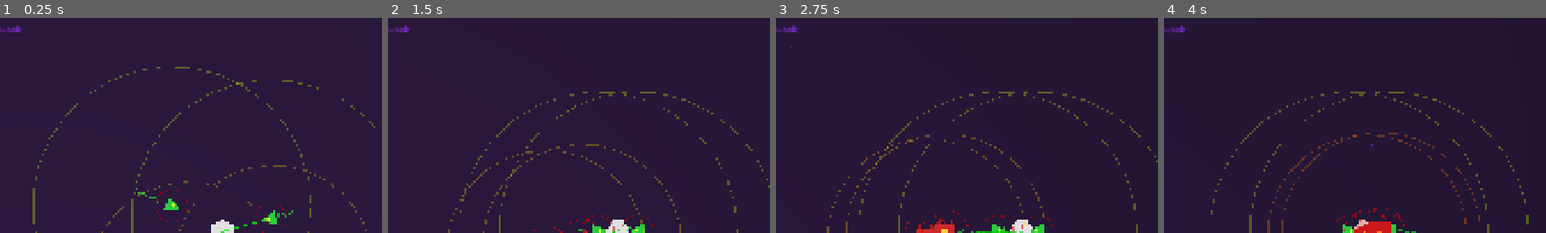
Above: before the commit, frames 1-4 (left to right).
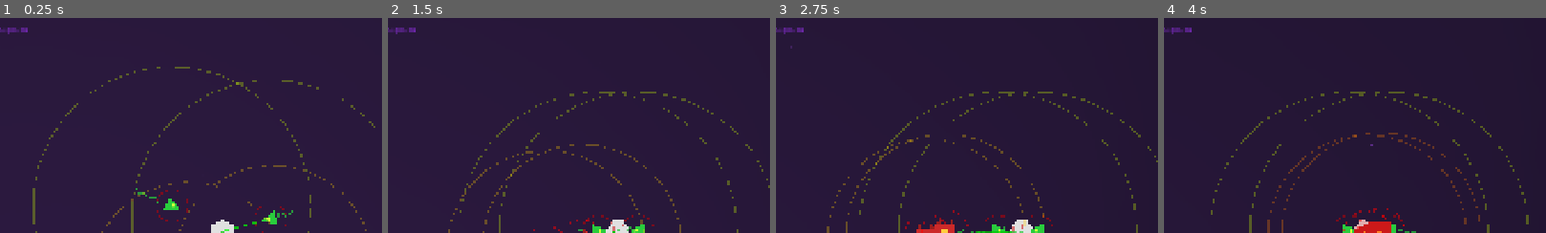
Above: after the commit, the same moments.

Repository: skapxd/honk-magic
Game: Godot game, scene res://scenes/debug/test_capture.tscn
The game is run twice, just before and just after one commit, with the same random seed, the same clock (stepped at 60 frames per second) and the same inputs. This scene is started directly instead of the project's main scene.
Inputs (mouse positions are % of the whole screen's width and height, from its top left):
- Up to frame 1 (0.25 s): no input
- Up to frame 2 (1.5 s): tap Enter at 0.5 s; move the mouse to (72, 45) at 0.52 s; hold D 0.53-1.25 s; tap K at 0.6 s; click (72, 45) at 0.67 s; drag from (30, 55) to (45, 70) at 1.27 s
- Up to frame 3 (2.75 s): move the mouse to (60, 28) at 2.02 s; hold D from 2.03 s (still down); tap K at 2.1 s
- Up to frame 4 (4 s): release D at 2.75 s; drag from (45, 70) to (20, 35) at 2.77 s; move the mouse to (80, 65) at 3.52 s; hold A from 3.53 s (still down); tap K at 3.6 s
The pictures show only the part of the screen within x 21-71%, y 0-50%; the shares and areas given below are measured in that part.

The runs differ from the first frame. In frame 1, less than 0.1% of the frame differs, in the area x 2-8%, y 3-8%; in frame 2, less than 0.1%; in frame 3, less than 0.1%; in frame 4, less than 0.1%.

Commit message:
feat: agregar menú de pausa y pantalla de game over (Entregable 13)
- Crear pause_menu.tscn: ESC pausa/reanuda, botones Continuar/Opciones/Menu
- Crear game_over.tscn: muestra estadísticas, botones Reintentar/Menu
- Agregar señal died() al player y emitirla en _on_death()
- Crear test_pause.tscn para probar pausa y game over
- Agregar botón Test Pausa al debug menu
- Corregir collision_mask del proyectil para detectar player (layer 1)
- Corregir tipos Variant en game_over.tscn

🤖 Generated with [Claude Code](https://claude.com/claude-code)

Co-Authored-By: Claude Opus 4.5 <noreply@anthropic.com>

Diff:
--- a/resources/translations/translations.csv
+++ b/resources/translations/translations.csv
@@ -15,6 +15,7 @@
 DEBUG_TEST_COMBAT,Test Combate,Test Combat,Test Combate
 DEBUG_TEST_RTS,Test RTS,Test RTS,Test RTS
 DEBUG_TEST_CAPTURE,Test Captura,Test Capture,Test Captura
+DEBUG_TEST_PAUSE,Test Pausa,Test Pause,Test Pausa
 DEBUG_MAP_GENERATOR,Generador de Mapas,Map Generator,Gerador de Mapas
 OPTIONS_TITLE,OPCIONES,OPTIONS,OPÇÕES
 OPTIONS_LANGUAGE,Idioma,Language,Idioma
--- a/scenes/debug/debug_menu.tscn
+++ b/scenes/debug/debug_menu.tscn
@@ -46,6 +46,10 @@
 
 func _on_test_capture_pressed() -> void:
 	SceneTransition.change_scene(\"res://scenes/debug/test_capture.tscn\")
+
+
+func _on_test_pause_pressed() -> void:
+	SceneTransition.change_scene(\"res://scenes/debug/test_pause.tscn\")
 
 
 func _on_back_pressed() -> void:
@@ -162,6 +166,12 @@
 layout_mode = 2
 text = "DEBUG_TEST_CAPTURE"
 
+[node name="TestPauseButton" type="Button" parent="MarginContainer/VBoxContainer/GridContainer"]
+auto_translate_mode = 1
+custom_minimum_size = Vector2(280, 64)
+layout_mode = 2
+text = "DEBUG_TEST_PAUSE"
+
 [node name="MapGeneratorButton" type="Button" parent="MarginContainer/VBoxContainer/GridContainer"]
 auto_translate_mode = 1
 custom_minimum_size = Vector2(280, 64)
@@ -186,5 +196,6 @@
 [connection signal="pressed" from="MarginContainer/VBoxContainer/GridContainer/TestCombatButton" to="." method="_on_test_combat_pressed"]
 [connection signal="pressed" from="MarginContainer/VBoxContainer/GridContainer/TestRTSButton" to="." method="_on_test_rts_pressed"]
 [connection signal="pressed" from="MarginContainer/VBoxContainer/GridContainer/TestCaptureButton" to="." method="_on_test_capture_pressed"]
+[connection signal="pressed" from="MarginContainer/VBoxContainer/GridContainer/TestPauseButton" to="." method="_on_test_pause_pressed"]
 [connection signal="pressed" from="MarginContainer/VBoxContainer/GridContainer/MapGeneratorButton" to="." method="_on_map_generator_pressed"]
 [connection signal="pressed" from="MarginContainer/VBoxContainer/BackButton" to="." method="_on_back_pressed"]
--- a/scenes/debug/test_capture.tscn
+++ b/scenes/debug/test_capture.tscn
@@ -8,6 +8,8 @@
 [ext_resource type="PackedScene" uid="uid://enemy_fast_scene" path="res://scenes/entities/enemy_fast.tscn" id="6_fast"]
 [ext_resource type="PackedScene" uid="uid://grimoire_scene" path="res://scenes/ui/grimoire.tscn" id="7_grimoire"]
 [ext_resource type="PackedScene" uid="uid://ally_base_scene" path="res://scenes/entities/ally.tscn" id="8_ally"]
+[ext_resource type="PackedScene" uid="uid://pause_menu_scene" path="res://scenes/ui/pause_menu.tscn" id="9_pause"]
+[ext_resource type="PackedScene" uid="uid://game_over_scene" path="res://scenes/ui/game_over.tscn" id="10_game_over"]
 
 [sub_resource type="GDScript" id="GDScript_test"]
 script/source = "extends Node2D
@@ -21,12 +23,16 @@
 @onready var spell_caster: SpellCaster = $SpellCaster
 @onready var rune_canvas: CanvasLayer = $RuneCanvas
 @onready var grimoire: CanvasLayer = $Grimoire
+@onready var pause_menu: CanvasLayer = $PauseMenu
+@onready var game_over: CanvasLayer = $GameOver
 @onready var status_label: Label = $UI/StatusLabel
 @onready var hp_label: Label = $UI/HPLabel
 @onready var capture_label: Label = $UI/CaptureLabel
 
 var _rune_mode: bool = false
 var _spell_mode: bool = false
+var _game_over: bool = false
+var _play_time: float = 0.0
 
 
 func _ready() -> void:
@@ -54,12 +60,13 @@
 	# Conectar player
 	if player:
 		player.hp_changed.connect(_on_hp_changed)
+		player.died.connect(_on_player_died)
 		_on_hp_changed(player.hp, player.max_hp)
 
 	# Debilitar enemigos para pruebas
 	_weaken_enemies()
 
-	_update_status(\"WASD=mover ESPACIO=runa G=grimorio ESC=salir\")
+	_update_status(\"WASD=mover ESPACIO=runa G=grimorio ESC=pausa\")
 	_update_capture_count()
 
 
@@ -74,9 +81,14 @@
 			print(\"[TestCapture] %s debilitado a %d HP\" % [enemy.name, enemy.hp])
 
 
-func _process(_delta: float) -> void:
+func _process(delta: float) -> void:
+	if _game_over:
+		return
+
+	_play_time += delta
+
 	# Movimiento WASD para testing
-	if player and not _rune_mode:
+	if player and not _rune_mode and not pause_menu.is_paused:
 		var input_dir := Vector2.ZERO
 		if Input.is_action_pressed(\"ui_up\") or Input.is_key_pressed(KEY_W):
 			input_dir.y -= 1
@@ -98,14 +110,10 @@
 
 
 func _input(event: InputEvent) -> void:
-	if event.is_action_pressed(\"pause\"):
-		if _spell_mode:
-			_cancel_spell_mode()
-		elif _rune_mode:
-			pass
-		else:
-			_exit_to_menu()
-	elif event.is_action_pressed(\"toggle_rune_mode\") and not _rune_mode and not _spell_mode:
+	if _game_over or pause_menu.is_paused:
+		return
+
+	if event.is_action_pressed(\"toggle_rune_mode\") and not _rune_mode and not _spell_mode:
 		_activate_rune_mode()
 	elif _spell_mode and event is InputEventMouseButton:
 		if event.button_index == MOUSE_BUTTON_LEFT and event.pressed:
@@ -164,6 +172,36 @@
 		hp_label.text = \"HP: %d/%d\" % [current, max_hp]
 
 
+func _on_player_died() -> void:
+	if _game_over:
+		return
+
+	_game_over = true
+	print(\"[TestCapture] Jugador muerto - Game Over\")
+
+	# Contar aliados que se pierden
+	var allies := get_tree().get_nodes_in_group(\"allies\")
+	var monsters_lost := allies.size()
+
+	# Eliminar aliados invocados
+	for ally in allies:
+		if is_instance_valid(ally):
+			ally.queue_free()
+
+	# Conservar monstruos en reserva
+	var monsters_kept := 0
+	if SaveManager.current_data:
+		monsters_kept = SaveManager.current_data.reserve.size()
+
+	# Mostrar game over
+	if game_over:
+		game_over.show_game_over({
+			\"monsters_lost\": monsters_lost,
+			\"monsters_kept\": monsters_kept,
+			\"time_played\": _play_time
+		})
+
+
 func _update_status(text: String) -> void:
 	if status_label:
 		status_label.text = text
@@ -183,8 +221,6 @@
 		capture_label.text += \" | Debiles: %d/%d\" % [weak_count, enemies.size()]
 
 
-func _exit_to_menu() -> void:
-	SceneTransition.change_scene(\"res://scenes/debug/debug_menu.tscn\")
 
 
 func _on_spawn_weak_pressed() -> void:
@@ -310,6 +346,10 @@
 
 [node name="Grimoire" parent="." instance=ExtResource("7_grimoire")]
 
+[node name="PauseMenu" parent="." instance=ExtResource("9_pause")]
+
+[node name="GameOver" parent="." instance=ExtResource("10_game_over")]
+
 [node name="EnemyWeak1" parent="." instance=ExtResource("6_fast")]
 position = Vector2(300, 300)
 
--- /dev/null
+++ b/scenes/debug/test_pause.tscn
@@ -0,0 +1,221 @@
+[gd_scene load_steps=8 format=3 uid="uid://test_pause_scene"]
+
+[ext_resource type="Shader" uid="uid://bl2j4hm0jk4sd" path="res://assets/shaders/fog_background.gdshader" id="1_shader"]
+[ext_resource type="Script" path="res://scripts/entities/player.gd" id="2_player"]
+[ext_resource type="PackedScene" uid="uid://enemy_mage_scene" path="res://scenes/entities/enemy_mage.tscn" id="3_mage"]
+[ext_resource type="PackedScene" uid="uid://pause_menu_scene" path="res://scenes/ui/pause_menu.tscn" id="4_pause"]
+[ext_resource type="PackedScene" uid="uid://game_over_scene" path="res://scenes/ui/game_over.tscn" id="5_game_over"]
+
+[sub_resource type="GDScript" id="GDScript_test"]
+script/source = "extends Node2D
+
+# =============================================================================
+# HONK MAGIC - Test Pause & Game Over
+# =============================================================================
+# Escena de prueba para menú de pausa y game over.
+
+@onready var player: CharacterBody2D = $Player
+@onready var pause_menu: CanvasLayer = $PauseMenu
+@onready var game_over: CanvasLayer = $GameOver
+@onready var status_label: Label = $UI/StatusLabel
+@onready var hp_label: Label = $UI/HPLabel
+
+var _game_over: bool = false
+var _play_time: float = 0.0
+
+
+func _ready() -> void:
+	print(\"[TestPause] Escena de prueba de pausa iniciada\")
+
+	if player:
+		player.hp_changed.connect(_on_hp_changed)
+		player.died.connect(_on_player_died)
+		_on_hp_changed(player.hp, player.max_hp)
+
+	_update_status(\"WASD=mover ESC=pausa K=dañar jugador\")
+
+
+func _process(delta: float) -> void:
+	if _game_over:
+		return
+
+	_play_time += delta
+
+	# Movimiento WASD
+	if player and not pause_menu.is_paused:
+		var input_dir := Vector2.ZERO
+		if Input.is_action_pressed(\"ui_up\") or Input.is_key_pressed(KEY_W):
+			input_dir.y -= 1
+		if Input.is_action_pressed(\"ui_down\") or Input.is_key_pressed(KEY_S):
+			input_dir.y += 1
+		if Input.is_action_pressed(\"ui_left\") or Input.is_key_pressed(KEY_A):
+			input_dir.x -= 1
+		if Input.is_action_pressed(\"ui_right\") or Input.is_key_pressed(KEY_D):
+			input_dir.x += 1
+
+		if input_dir != Vector2.ZERO:
+			input_dir = input_dir.normalized()
+			player.velocity = input_dir * player.speed
+			player.move_and_slide()
+			if player.visual:
+				player.visual.rotation = lerp_angle(player.visual.rotation, input_dir.angle() + PI / 2, 0.15)
+
+
+func _input(event: InputEvent) -> void:
+	if _game_over or pause_menu.is_paused:
+		return
+
+	# K para dañar al jugador (para probar game over)
+	if event is InputEventKey and event.pressed and event.keycode == KEY_K:
+		if player:
+			player.take_damage(25, null)
+			print(\"[TestPause] Jugador dañado - HP: %d\" % player.hp)
+
+
+func _on_hp_changed(current: int, max_hp: int) -> void:
+	if hp_label:
+		hp_label.text = \"HP: %d/%d\" % [current, max_hp]
+
+
+func _on_player_died() -> void:
+	if _game_over:
+		return
+
+	_game_over = true
+	print(\"[TestPause] Jugador muerto - Game Over\")
+
+	if game_over:
+		game_over.show_game_over({
+			\"monsters_lost\": 0,
+			\"monsters_kept\": 0,
+			\"time_played\": _play_time
+		})
+
+
+func _update_status(text: String) -> void:
+	if status_label:
+		status_label.text = text
+
+
+func _on_spawn_enemy_pressed() -> void:
+	var scene := load(\"res://scenes/entities/enemy_mage.tscn\") as PackedScene
+	if scene and player:
+		var enemy := scene.instantiate()
+		add_child(enemy)
+		var offset := Vector2(randf_range(-200, 200), randf_range(-200, 200))
+		if offset.length() < 100:
+			offset = offset.normalized() * 150
+		enemy.global_position = player.global_position + offset
+		print(\"[TestPause] Enemigo spawneado\")
+
+
+func _on_heal_pressed() -> void:
+	if player:
+		player.hp = player.max_hp
+		print(\"[TestPause] Jugador curado\")
+
+
+func _on_damage_pressed() -> void:
+	if player:
+		player.take_damage(25, null)
+		print(\"[TestPause] Jugador dañado\")
+"
+
+[sub_resource type="CircleShape2D" id="CircleShape2D_player"]
+radius = 30.0
+
+[sub_resource type="ShaderMaterial" id="ShaderMaterial_bg"]
+shader = ExtResource("1_shader")
+shader_parameter/color_deep = Color(0.1, 0.08, 0.12, 1)
+shader_parameter/color_mid = Color(0.15, 0.12, 0.18, 1)
+shader_parameter/color_light = Color(0.12, 0.1, 0.15, 1)
+shader_parameter/color_accent = Color(0.9, 0.2, 0.2, 0.3)
+shader_parameter/fog_speed = 0.02
+shader_parameter/fog_scale = 12.0
+shader_parameter/fog_intensity = 0.25
+
+[node name="TestPause" type="Node2D"]
+script = SubResource("GDScript_test")
+
+[node name="Background" type="ColorRect" parent="."]
+z_index = -100
+material = SubResource("ShaderMaterial_bg")
+offset_left = -2000.0
+offset_top = -2000.0
+offset_right = 2000.0
+offset_bottom = 2000.0
+
+[node name="Player" type="CharacterBody2D" parent="."]
+position = Vector2(500, 400)
+script = ExtResource("2_player")
+
+[node name="Visual" type="Polygon2D" parent="Player"]
+color = Color(0.878431, 0.878431, 0.878431, 1)
+polygon = PackedVector2Array(26, -15, 26, 15, 0, 30, -26, 15, -26, -15, 0, -30)
+
+[node name="CollisionShape2D" type="CollisionShape2D" parent="Player"]
+shape = SubResource("CircleShape2D_player")
+
+[node name="Camera2D" type="Camera2D" parent="Player"]
+position_smoothing_enabled = true
+
+[node name="EnemyMage" parent="." instance=ExtResource("3_mage")]
+position = Vector2(500, 850)
+
+[node name="PauseMenu" parent="." instance=ExtResource("4_pause")]
+
+[node name="GameOver" parent="." instance=ExtResource("5_game_over")]
+
+[node name="UI" type="CanvasLayer" parent="."]
+layer = 10
+
+[node name="StatusLabel" type="Label" parent="UI"]
+offset_left = 20.0
+offset_top = 20.0
+offset_right = 600.0
+offset_bottom = 50.0
+theme_override_colors/font_color = Color(0.9, 0.2, 0.2, 1)
+theme_override_font_sizes/font_size = 18
+text = "Test Pause & Game Over"
+
+[node name="HPLabel" type="Label" parent="UI"]
+offset_left = 20.0
+offset_top = 50.0
+offset_right = 200.0
+offset_bottom = 80.0
+theme_override_colors/font_color = Color(0.9, 0.3, 0.3, 1)
+theme_override_font_sizes/font_size = 18
+text = "HP: 100/100"
+
+[node name="HelpLabel" type="Label" parent="UI"]
+offset_left = 20.0
+offset_top = 90.0
+offset_right = 400.0
+offset_bottom = 150.0
+theme_override_colors/font_color = Color(0.7, 0.7, 0.7, 1)
+theme_override_font_sizes/font_size = 14
+text = "ESC: Pausar juego
+K: Dañar jugador (-25 HP)
+Deja que los enemigos te maten para Game Over"
+
+[node name="ButtonPanel" type="VBoxContainer" parent="UI"]
+offset_left = 20.0
+offset_top = 170.0
+offset_right = 150.0
+offset_bottom = 290.0
+
+[node name="SpawnButton" type="Button" parent="UI/ButtonPanel"]
+layout_mode = 2
+text = "Spawn Enemigo"
+
+[node name="HealButton" type="Button" parent="UI/ButtonPanel"]
+layout_mode = 2
+text = "Curar Jugador"
+
+[node name="DamageButton" type="Button" parent="UI/ButtonPanel"]
+layout_mode = 2
+text = "Dañar Jugador"
+
+[connection signal="pressed" from="UI/ButtonPanel/SpawnButton" to="." method="_on_spawn_enemy_pressed"]
+[connection signal="pressed" from="UI/ButtonPanel/HealButton" to="." method="_on_heal_pressed"]
+[connection signal="pressed" from="UI/ButtonPanel/DamageButton" to="." method="_on_damage_pressed"]
--- a/scenes/spells/projectile_base.tscn
+++ b/scenes/spells/projectile_base.tscn
@@ -7,7 +7,7 @@
 
 [node name="Projectile" type="Area2D"]
 collision_layer = 4
-collision_mask = 6
+collision_mask = 3
 script = ExtResource("1_script")
 
 [node name="Visual" type="Polygon2D" parent="."]
--- /dev/null
+++ b/scenes/ui/game_over.tscn
@@ -0,0 +1,140 @@
+[gd_scene load_steps=3 format=3 uid="uid://game_over_scene"]
+
+[ext_resource type="Theme" uid="uid://canhs6wcwwphu" path="res://resources/theme/honk_theme.tres" id="1_theme"]
+
+[sub_resource type="GDScript" id="GDScript_game_over"]
+script/source = "extends CanvasLayer
+
+# =============================================================================
+# HONK MAGIC - Game Over
+# =============================================================================
+# Pantalla de game over cuando el jugador muere.
+
+signal retry_pressed()
+signal menu_pressed()
+
+@onready var panel: PanelContainer = $Panel
+@onready var stats_label: Label = $Panel/MarginContainer/VBoxContainer/StatsLabel
+
+
+func _ready() -> void:
+	visible = false
+	process_mode = Node.PROCESS_MODE_ALWAYS
+
+
+func show_game_over(stats: Dictionary = {}) -> void:
+	visible = true
+	get_tree().paused = true
+
+	# Mostrar estadisticas
+	if stats_label:
+		var monsters_lost: int = stats.get(\"monsters_lost\", 0)
+		var monsters_kept: int = stats.get(\"monsters_kept\", 0)
+		var time_played: float = stats.get(\"time_played\", 0.0)
+
+		var time_str: String = \"%02d:%02d\" % [int(time_played) / 60, int(time_played) % 60]
+		stats_label.text = \"Tiempo: %s\\nMonstruos perdidos: %d\\nMonstruos en reserva: %d\" % [time_str, monsters_lost, monsters_kept]
+
+	# Animacion de entrada
+	panel.modulate.a = 0.0
+	panel.scale = Vector2(0.8, 0.8)
+	var tween := create_tween()
+	tween.set_pause_mode(Tween.TWEEN_PAUSE_PROCESS)
+	tween.set_parallel(true)
+	tween.tween_property(panel, \"modulate:a\", 1.0, 0.3)
+	tween.tween_property(panel, \"scale\", Vector2.ONE, 0.3).set_ease(Tween.EASE_OUT).set_trans(Tween.TRANS_BACK)
+
+
+func _on_retry_pressed() -> void:
+	get_tree().paused = false
+	retry_pressed.emit()
+	# Recargar escena actual
+	get_tree().reload_current_scene()
+
+
+func _on_menu_pressed() -> void:
+	get_tree().paused = false
+	menu_pressed.emit()
+	SceneTransition.change_scene(\"res://scenes/ui/main_menu.tscn\")
+"
+
+[node name="GameOver" type="CanvasLayer"]
+layer = 100
+script = SubResource("GDScript_game_over")
+
+[node name="Dimmer" type="ColorRect" parent="."]
+anchors_preset = 15
+anchor_right = 1.0
+anchor_bottom = 1.0
+grow_horizontal = 2
+grow_vertical = 2
+color = Color(0.1, 0, 0, 0.85)
+
+[node name="Panel" type="PanelContainer" parent="."]
+anchors_preset = 8
+anchor_left = 0.5
+anchor_top = 0.5
+anchor_right = 0.5
+anchor_bottom = 0.5
+offset_left = -220.0
+offset_top = -200.0
+offset_right = 220.0
+offset_bottom = 200.0
+grow_horizontal = 2
+grow_vertical = 2
+theme = ExtResource("1_theme")
+
+[node name="MarginContainer" type="MarginContainer" parent="Panel"]
+layout_mode = 2
+theme_override_constants/margin_left = 30
+theme_override_constants/margin_top = 30
+theme_override_constants/margin_right = 30
+theme_override_constants/margin_bottom = 30
+
+[node name="VBoxContainer" type="VBoxContainer" parent="Panel/MarginContainer"]
+layout_mode = 2
+theme_override_constants/separation = 15
+
+[node name="TitleLabel" type="Label" parent="Panel/MarginContainer/VBoxContainer"]
+layout_mode = 2
+theme_override_colors/font_color = Color(0.9, 0.2, 0.2, 1)
+theme_override_font_sizes/font_size = 36
+text = "GAME OVER"
+horizontal_alignment = 1
+
+[node name="SubtitleLabel" type="Label" parent="Panel/MarginContainer/VBoxContainer"]
+layout_mode = 2
+theme_override_colors/font_color = Color(0.7, 0.7, 0.7, 1)
+theme_override_font_sizes/font_size = 16
+text = "Has sido derrotado..."
+horizontal_alignment = 1
+
+[node name="Spacer" type="Control" parent="Panel/MarginContainer/VBoxContainer"]
+custom_minimum_size = Vector2(0, 10)
+layout_mode = 2
+
+[node name="StatsLabel" type="Label" parent="Panel/MarginContainer/VBoxContainer"]
+layout_mode = 2
+theme_override_colors/font_color = Color(0.6, 0.6, 0.6, 1)
+theme_override_font_sizes/font_size = 14
+text = "Tiempo: 00:00
+Monstruos perdidos: 0
+Monstruos en reserva: 0"
+horizontal_alignment = 1
+
+[node name="Spacer2" type="Control" parent="Panel/MarginContainer/VBoxContainer"]
+custom_minimum_size = Vector2(0, 20)
+layout_mode = 2
+
+[node name="RetryButton" type="Button" parent="Panel/MarginContainer/VBoxContainer"]
+custom_minimum_size = Vector2(0, 50)
+layout_mode = 2
+text = "REINTENTAR"
+
+[node name="MenuButton" type="Button" parent="Panel/MarginContainer/VBoxContainer"]
+custom_minimum_size = Vector2(0, 50)
+layout_mode = 2
+text = "MENU PRINCIPAL"
+
+[connection signal="pressed" from="Panel/MarginContainer/VBoxContainer/RetryButton" to="." method="_on_retry_pressed"]
+[connection signal="pressed" from="Panel/MarginContainer/VBoxContainer/MenuButton" to="." method="_on_menu_pressed"]
--- /dev/null
+++ b/scenes/ui/pause_menu.tscn
@@ -0,0 +1,147 @@
+[gd_scene load_steps=3 format=3 uid="uid://pause_menu_scene"]
+
+[ext_resource type="Theme" uid="uid://canhs6wcwwphu" path="res://resources/theme/honk_theme.tres" id="1_theme"]
+
+[sub_resource type="GDScript" id="GDScript_pause"]
+script/source = "extends CanvasLayer
+
+# =============================================================================
+# HONK MAGIC - Pause Menu
+# =============================================================================
+# Menú de pausa que detiene el juego.
+
+signal resumed()
+signal quit_to_menu()
+
+var is_paused: bool = false
+
+@onready var panel: PanelContainer = $Panel
+
+
+func _ready() -> void:
+	visible = false
+	process_mode = Node.PROCESS_MODE_ALWAYS
+
+
+func _input(event: InputEvent) -> void:
+	if event.is_action_pressed(\"pause\"):
+		if is_paused:
+			resume()
+		else:
+			pause()
+
+
+func pause() -> void:
+	if is_paused:
+		return
+
+	is_paused = true
+	visible = true
+	get_tree().paused = true
+
+	# Animacion de entrada
+	panel.modulate.a = 0.0
+	panel.scale = Vector2(0.9, 0.9)
+	var tween := create_tween()
+	tween.set_pause_mode(Tween.TWEEN_PAUSE_PROCESS)
+	tween.set_parallel(true)
+	tween.tween_property(panel, \"modulate:a\", 1.0, 0.15)
+	tween.tween_property(panel, \"scale\", Vector2.ONE, 0.15).set_ease(Tween.EASE_OUT)
+
+
+func resume() -> void:
+	if not is_paused:
+		return
+
+	is_paused = false
+	get_tree().paused = false
+
+	var tween := create_tween()
+	tween.tween_property(panel, \"modulate:a\", 0.0, 0.1)
+	tween.tween_callback(func(): visible = false)
+
+	resumed.emit()
+
+
+func _on_continue_pressed() -> void:
+	resume()
+
+
+func _on_options_pressed() -> void:
+	# Por ahora solo muestra un mensaje
+	print(\"[PauseMenu] Opciones no implementadas en pausa\")
+
+
+func _on_main_menu_pressed() -> void:
+	get_tree().paused = false
+	is_paused = false
+	quit_to_menu.emit()
+	SceneTransition.change_scene(\"res://scenes/ui/main_menu.tscn\")
+"
+
+[node name="PauseMenu" type="CanvasLayer"]
+layer = 100
+script = SubResource("GDScript_pause")
+
+[node name="Dimmer" type="ColorRect" parent="."]
+anchors_preset = 15
+anchor_right = 1.0
+anchor_bottom = 1.0
+grow_horizontal = 2
+grow_vertical = 2
+color = Color(0, 0, 0, 0.7)
+
+[node name="Panel" type="PanelContainer" parent="."]
+anchors_preset = 8
+anchor_left = 0.5
+anchor_top = 0.5
+anchor_right = 0.5
+anchor_bottom = 0.5
+offset_left = -200.0
+offset_top = -180.0
+offset_right = 200.0
+offset_bottom = 180.0
+grow_horizontal = 2
+grow_vertical = 2
+theme = ExtResource("1_theme")
+
+[node name="MarginContainer" type="MarginContainer" parent="Panel"]
+layout_mode = 2
+theme_override_constants/margin_left = 30
+theme_override_constants/margin_top = 30
+theme_override_constants/margin_right = 30
+theme_override_constants/margin_bottom = 30
+
+[node name="VBoxContainer" type="VBoxContainer" parent="Panel/MarginContainer"]
+layout_mode = 2
+theme_override_constants/separation = 20
+
+[node name="TitleLabel" type="Label" parent="Panel/MarginContainer/VBoxContainer"]
+layout_mode = 2
+theme_override_colors/font_color = Color(0, 0.961, 0.831, 1)
+theme_override_font_sizes/font_size = 32
+text = "PAUSA"
+horizontal_alignment = 1
+
+[node name="Spacer" type="Control" parent="Panel/MarginContainer/VBoxContainer"]
+custom_minimum_size = Vector2(0, 20)
+layout_mode = 2
+
+[node name="ContinueButton" type="Button" parent="Panel/MarginContainer/VBoxContainer"]
+custom_minimum_size = Vector2(0, 50)
+layout_mode = 2
+text = "CONTINUAR"
+
+[node name="OptionsButton" type="Button" parent="Panel/MarginContainer/VBoxContainer"]
+custom_minimum_size = Vector2(0, 50)
+layout_mode = 2
+text = "OPCIONES"
+
+[node name="MainMenuButton" type="Button" parent="Panel/MarginContainer/VBoxContainer"]
+custom_minimum_size = Vector2(0, 50)
+layout_mode = 2
+text = "MENU PRINCIPAL"
+
+[connection signal="pressed" from="Panel/MarginContainer/VBoxContainer/ContinueButton" to="." method="_on_continue_pressed"]
+[connection signal="pressed" from="Panel/MarginContainer/VBoxContainer/OptionsButton" to="." method="_on_options_pressed"]
+[connection signal="pressed" from="Panel/MarginContainer/VBoxContainer/MainMenuButton" to="." method="_on_main_menu_pressed"]
--- a/scripts/entities/player.gd
+++ b/scripts/entities/player.gd
@@ -8,6 +8,7 @@
 
 signal hp_changed(current: int, max_hp: int)
 signal mp_changed(current: int, max_mp: int)
+signal died()
 
 @export var speed: float = 300.0
 @export var player_color: Color = Color(0.88, 0.88, 0.88)
@@ -144,4 +145,4 @@
 
 func _on_death() -> void:
 	print("[Player] Murio!")
-	# TODO: Implementar game over en Entregable 13
+	died.emit()
Binary file changed: resources/translations/translations.en.translation
Binary file changed: resources/translations/translations.es.translation
Binary file changed: resources/translations/translations.pt.translation
Not shown: 1 places in scenes/debug/test_capture.tscn that only renumber resources
Not shown, changed: TODO.md
